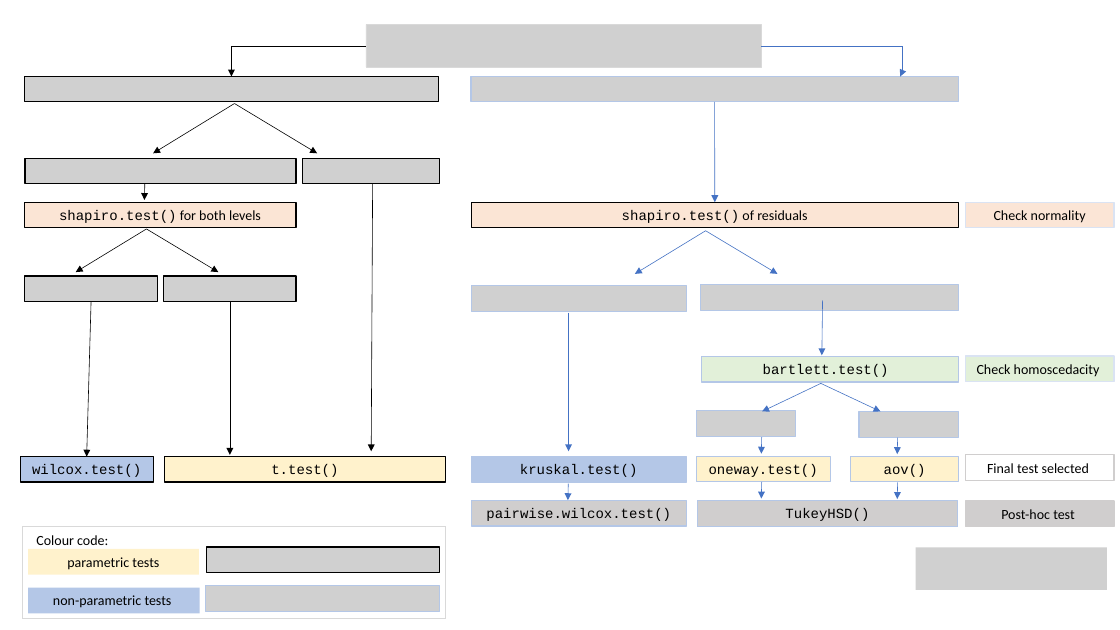
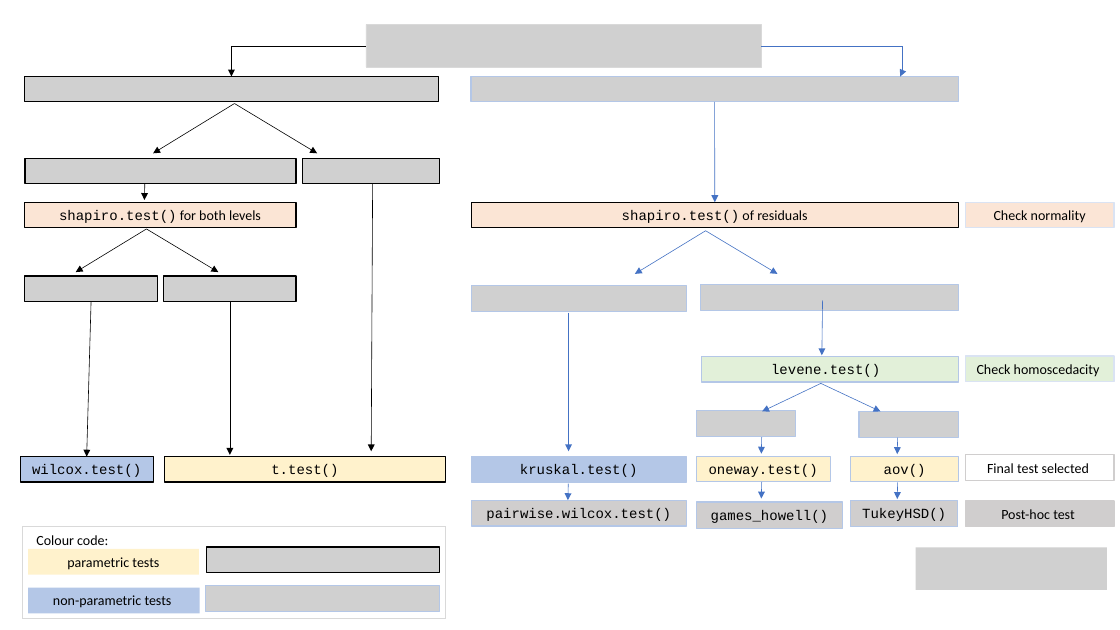
Before and after one commit to shhschilling/visStatistics, a slide deck: slide 1 of vignettes/figures/decision_tree.pptx (slide 4 before the commit). Drawn at 1120x630 pixels with LibreOffice and Linux fonts; fonts in the diff are those of the drawing; grey boxes stand for pictures. Boxes give left, top, right and bottom in pixels: in the first picture for what was removed or moved away, otherwise in the second. Text is boxed around its words. In the diff, an @@ line names an element or a change of style, - is before the commit and + after.

```diff
--- a/vignettes/figures/decision_tree.pptx
+++ b/vignettes/figures/decision_tree.pptx
@@ text in rectangle at (x1=771, y1=364, x2=880, y2=377): text changed @@
-bartlett.test()
+levene.test()
@@ rectangle added at (x1=697, y1=502, x2=843, y2=528), fill #D0CECE, outline #B4C7E7 1 pt, 12 pt, text #000000 @@
+games_howell()
@@ rectangle "TukeyHSD()" resized from (x1=697, y1=501, x2=958, y2=527) to (x1=850, y1=501, x2=958, y2=527) @@
```
Also in this commit, not shown: 2 other slides changed, 4 slides removed, 46 other files.
